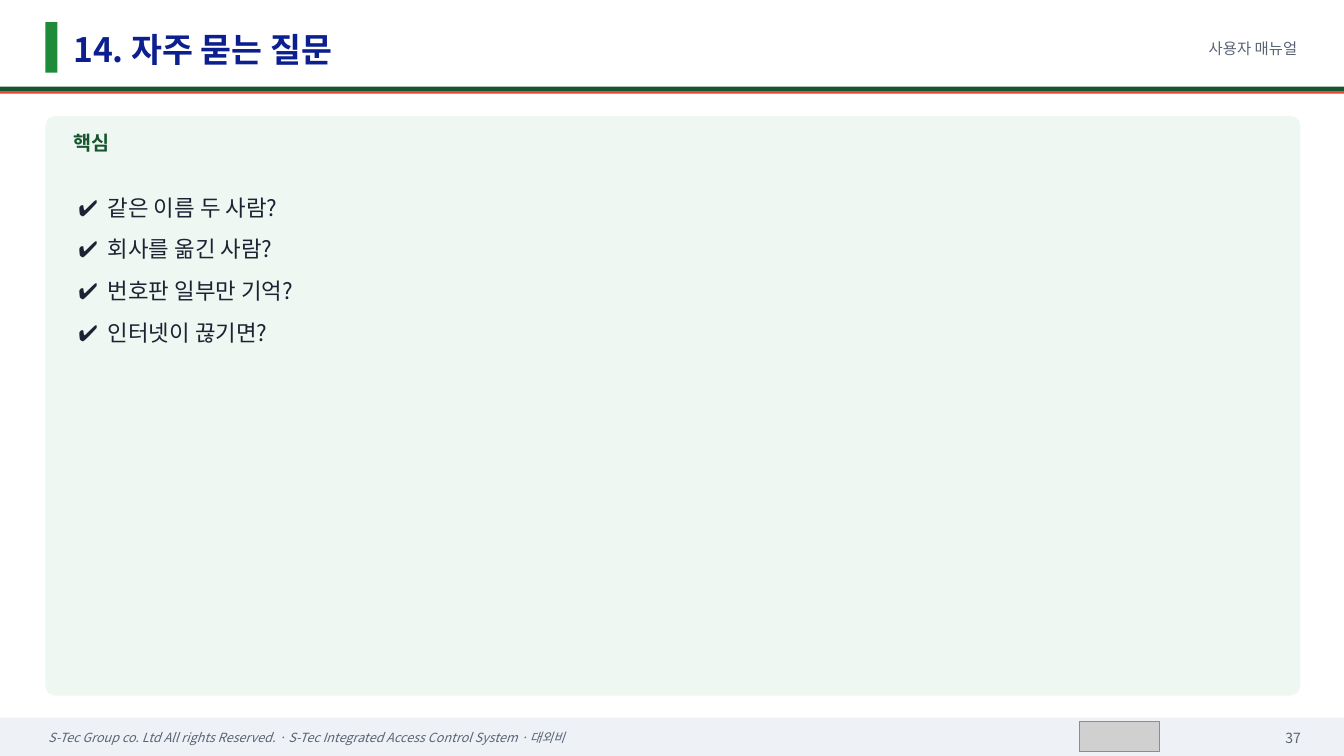
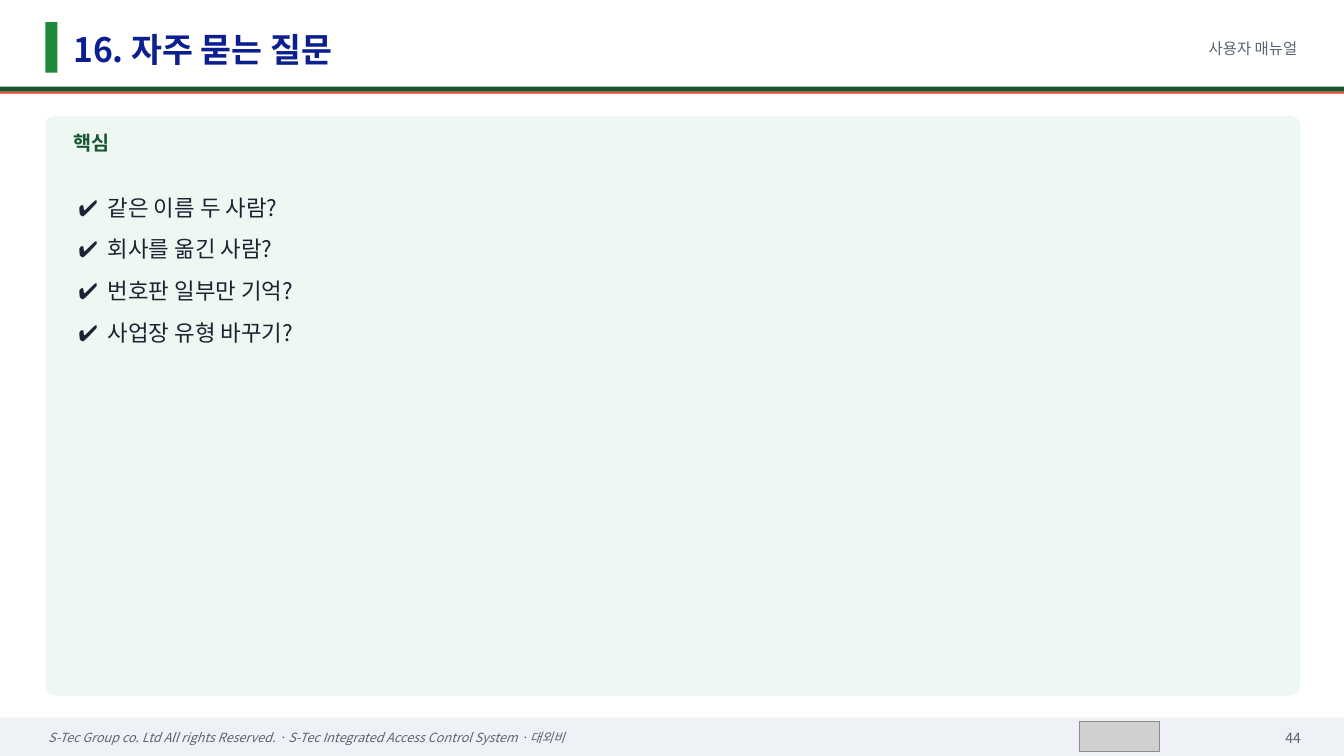
Before and after one commit to sadness500-boop/S-Tec-Integrated-Access-Control-System, a slide deck: slide 44 of docs/매뉴얼/에스텍_통합출입관리시스템_사용자매뉴얼.pptx (slide 37 before the commit). Drawn at 1344x756 pixels with LibreOffice and Linux fonts; fonts in the diff are those of the drawing; grey boxes stand for pictures. Boxes give left, top, right and bottom in pixels: in the first picture for what was removed or moved away, otherwise in the second. Text is boxed around its words. In the diff, an @@ line names an element or a change of style, - is before the commit and + after.

```diff
--- a/docs/매뉴얼/에스텍_통합출입관리시스템_사용자매뉴얼.pptx
+++ b/docs/매뉴얼/에스텍_통합출입관리시스템_사용자매뉴얼.pptx
@@ text at [73,34,332,65]: text changed @@
-14. 자주 묻는 질문
+16. 자주 묻는 질문
@@ text at [108,322,283,343]: text changed @@
-✔ 인터넷이 끊기면?
+✔ 사업장 유형 바꾸기?
@@ text at [1285,733,1301,743]: text changed @@
-37
+44
```
Also in this commit, not shown: 36 other slides changed, 7 slides added, 28 other files.
